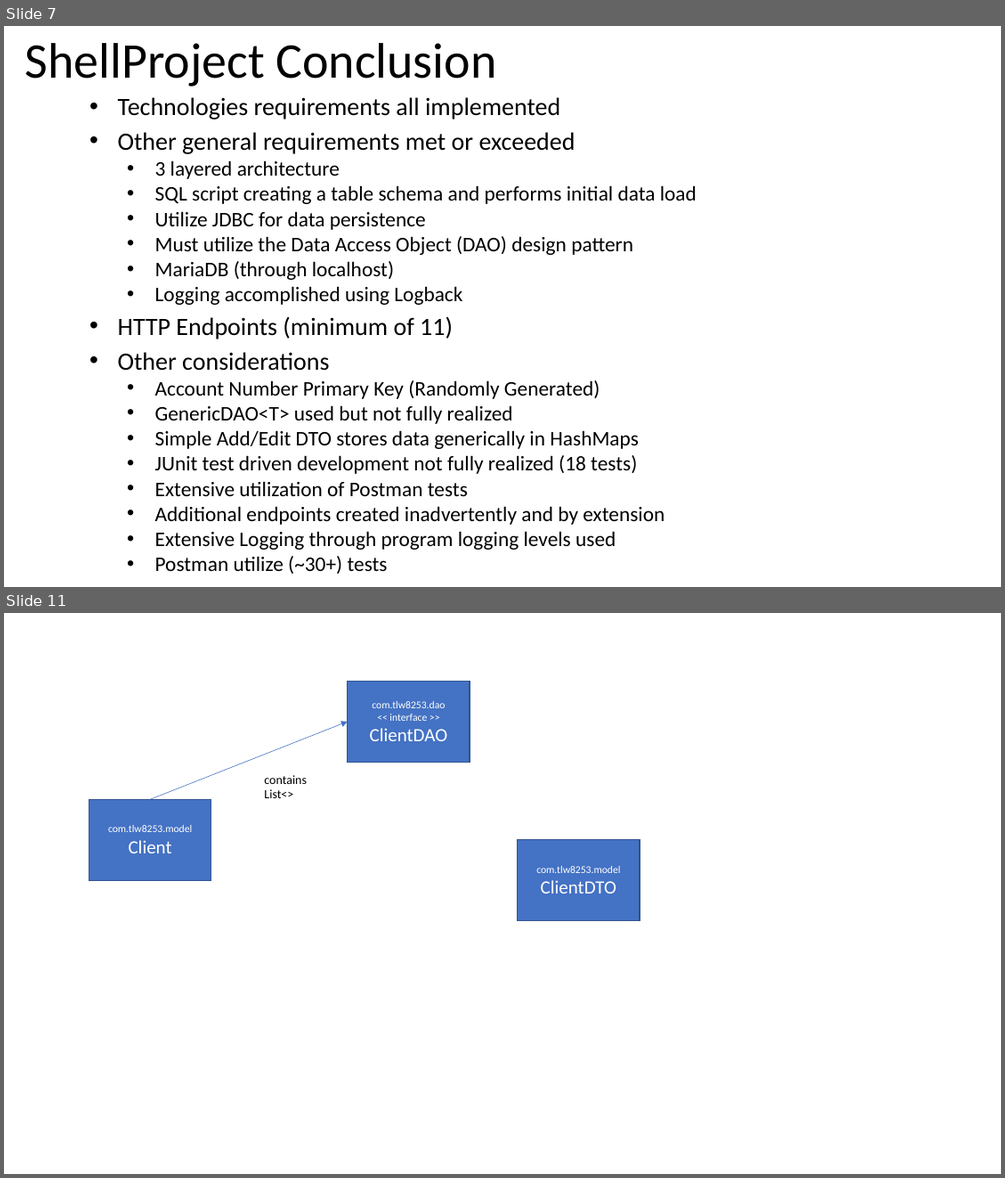
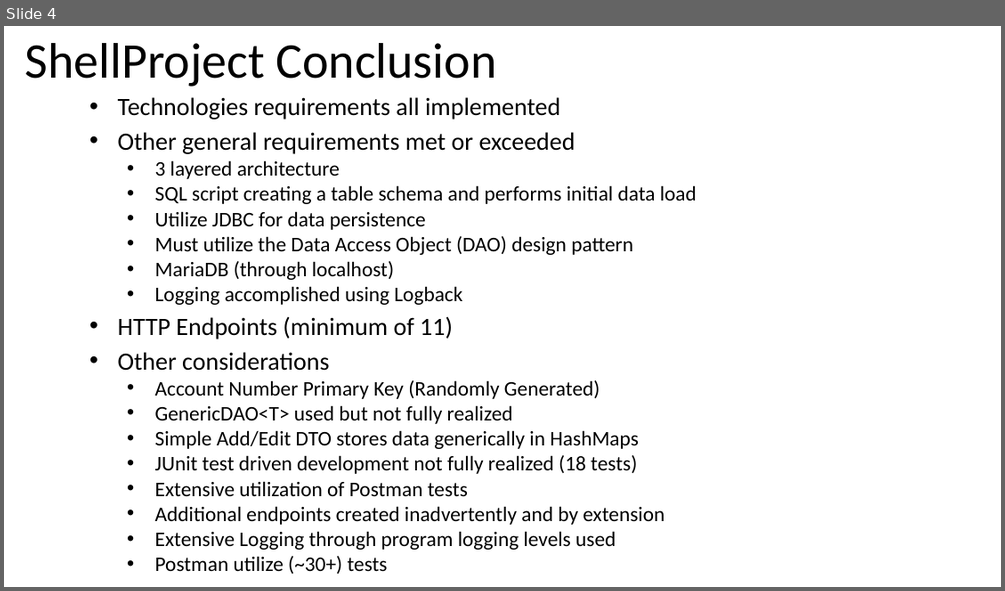
Before and after one commit to tlw8253/Expense-Reimbursement-System, a slide deck: docs/ERS.pptx. Shown one above the other, each under a label of ours: slides 7 and 11 before the commit, slide 4 after it; the slides between them are not shown. The pictures are 1005x1178 and 1005x591 pixels, drawn with LibreOffice and Linux fonts; fonts in the diff are those of the drawing. Boxes give left, top, right and bottom in pixels: in the first picture for what was removed or moved away, otherwise in the second. Text is boxed around its words. In the diff, an @@ line names an element or a change of style, - is before the commit and + after.

```diff
--- a/docs/ERS.pptx
+++ b/docs/ERS.pptx
@@ slide 11 removed at (4, 613, 1001, 1174), background #FFFFFF @@
@@ rectangle removed at (348, 681, 469, 762) @@
-com.tlw8253.dao
-<< interface >>
-ClientDAO
@@ arrow removed from (150, 799) to (348, 722) @@
@@ rectangle removed at (89, 799, 211, 880) @@
-com.tlw8253.model
-Client
@@ text removed at (264, 775, 307, 798) @@
-contains
-List<>
@@ rectangle removed at (518, 840, 639, 920) @@
-com.tlw8253.model
-ClientDTO
@@ what was slide 7 is now slide 4 @@
```
Also in this commit, not shown: 1 slide changed, 6 other slides removed, 10 other files.
